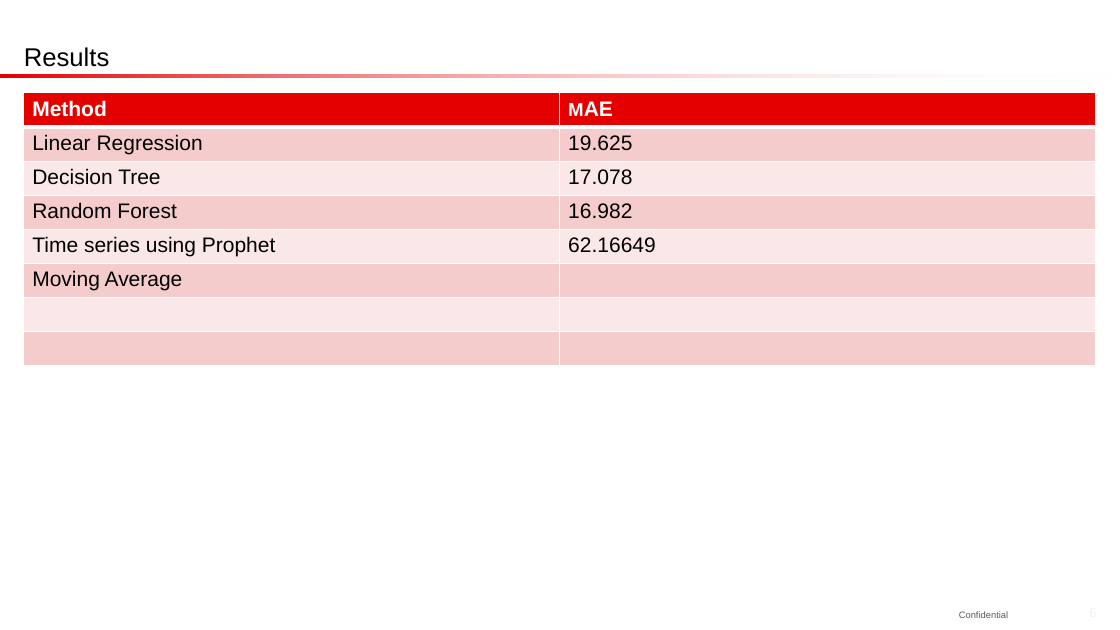
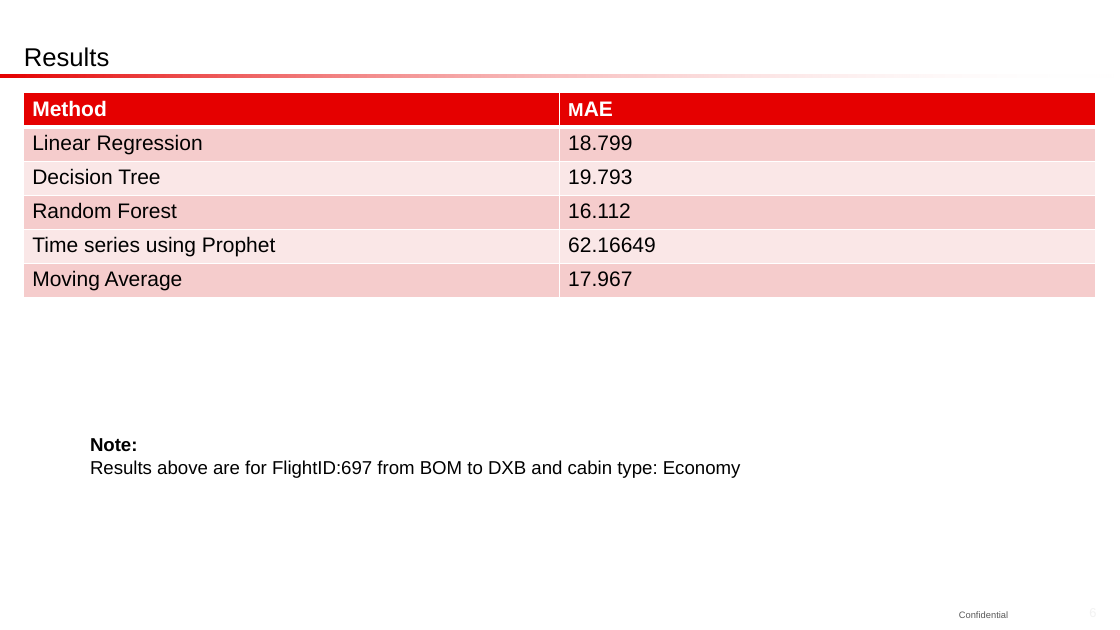
Before and after one commit to mychandru024/Airline-Booking-Forecast, a slide deck: slide 6 of BookingForecast.pptx. Drawn at 1120x630 pixels with LibreOffice and Linux fonts; fonts in the diff are those of the drawing; background and template pictures are left out. Boxes give left, top, right and bottom in pixels: in the first picture for what was removed or moved away, otherwise in the second. Text is boxed around its words. In the diff, an @@ line names an element or a change of style, - is before the commit and + after.

```diff
--- a/BookingForecast.pptx
+++ b/BookingForecast.pptx
@@ table at (24, 93, 1096, 297) @@
-row 2, column 2: 19.625
+row 2, column 2: 18.799
-row 3, column 2: 17.078
+row 3, column 2: 19.793
-row 4, column 2: 16.982
+row 4, column 2: 16.112
-row 6: Moving Average | 
-row 7:  | 
-row 8:  | 
+row 6: Moving Average | 17.967
@@ text added at (90, 438, 741, 478), 16 pt, text #000000 @@
+Note:
+Results above are for FlightID:697 from BOM to DXB and cabin type: Economy
```
Also in this commit, not shown: 1 other file.
